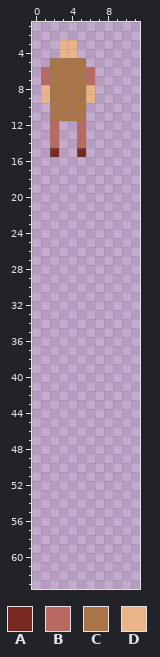
One commit to this pixel-art file: assets/player.ase. The first picture shows the starting point.
24x64 pixels, 1 frame. Shown: x 0..11, y 1..63.
Palette (. is transparent): A #782922  B #b86962  C #aa7449  D #eab489
Pixels before, first column x 1:
 3 ..DD..
 4 ..DD..
 5 .CCCC.
 6 BCCCCB
 7 BCCCCB
 8 DCCCCD
 9 DCCCCD
10 .CCCC.
11 .CCCC.
12 .B..B.
13 .B..B.
14 .B..B.
15 .A..A.
New version:
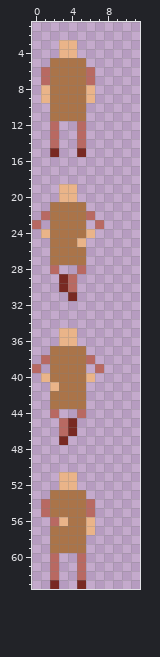
The commit says: Added extra player frames for walking and action.
Diff:
y 19..20: x 3..4 .. -> DD
y 21: x 2..5 .... -> CCCC
y 22: x 1..6 ...... -> BCCCCB
y 23: x 0 . -> B; x 2..5 .... -> CCCC; x 7 . -> B
y 24: x 1..6 ...... -> DCCCCD
y 25: x 2..5 .... -> CCCD
y 26..27: x 2..5 .... -> CCCC
y 28: x 2 . -> B; x 5 . -> B
y 29..30: x 3..4 .. -> AB
y 31: x 4 . -> A
y 35..36: x 3..4 .. -> DD
y 37: x 2..5 .... -> CCCC
y 38: x 1..6 ...... -> BCCCCB
y 39: x 0 . -> B; x 2..5 .... -> CCCC; x 7 . -> B
y 40: x 1..6 ...... -> DCCCCD
y 41: x 2..5 .... -> DCCC
y 42..43: x 2..5 .... -> CCCC
y 44: x 2 . -> B; x 5 . -> B
y 45..46: x 3..4 .. -> BA
y 47: x 3 . -> A
y 51..52: x 3..4 .. -> DD
y 53: x 2..5 .... -> CCCC
y 54..55: x 1..6 ...... -> BCCCCB
y 56: x 2..6 ..... -> BDCCD
y 57: x 2..6 ..... -> CCCCD
y 58..59: x 2..5 .... -> CCCC
y 60..62: x 2 . -> B; x 5 . -> B
y 63: x 2 . -> A; x 5 . -> A
Changed places in both pictures, as pixel boxes (x1, y1, x2, y2):
added: (32, 184, 104, 589)
